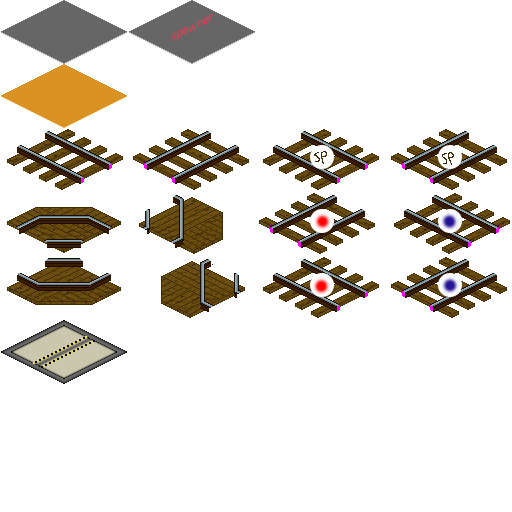
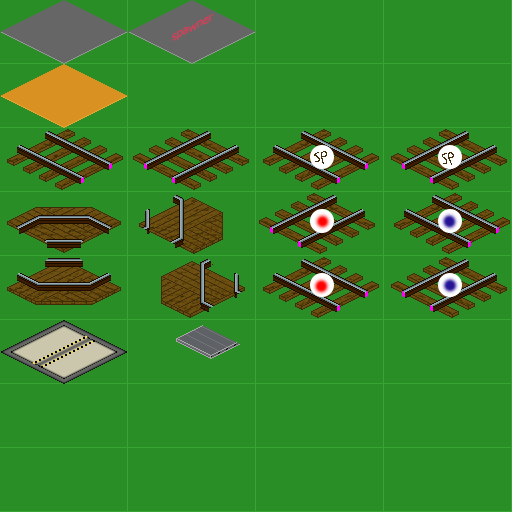
Before/after of a 512 × 512 layered artwork. What changed in the layer stack:
added layer "Layer 4" above "Layer 4 copy" over [176, 325, 240, 359]
showed "Layer 1 copy 8" over [0, 0, 512, 512]
